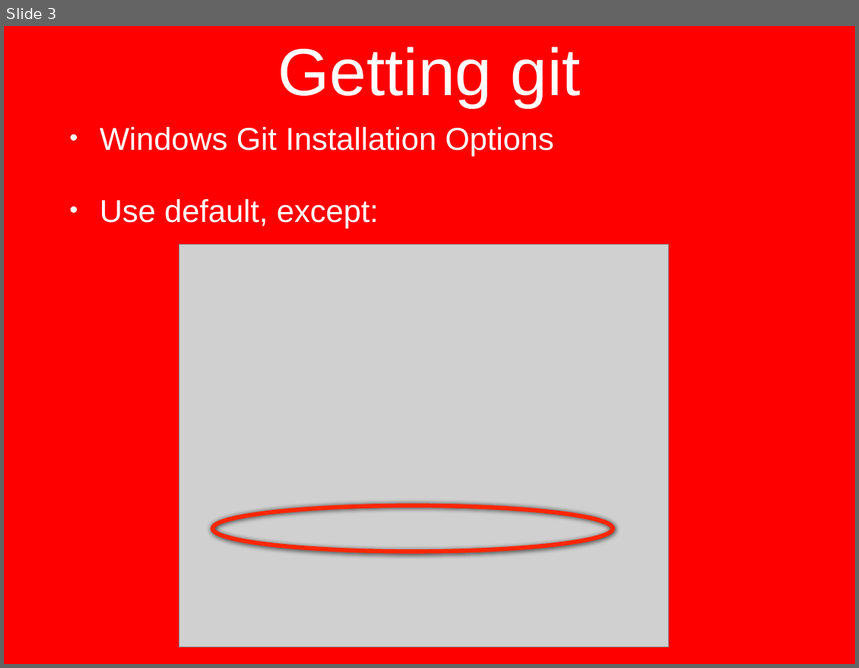
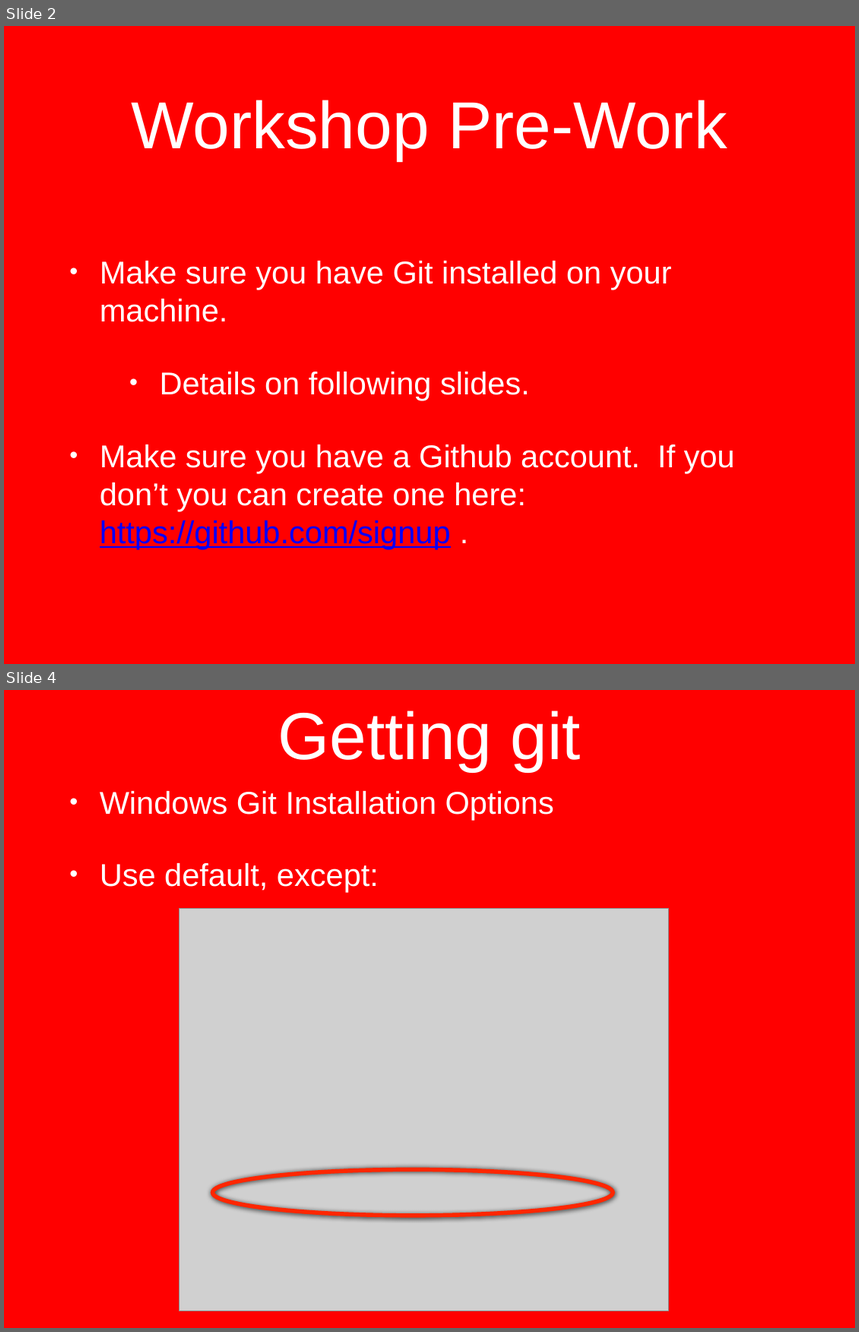
Before and after one commit to ucmo-cs/GitWorkshop, a slide deck: GitInstall.pptx. Shown one above the other, each under a label of ours: slide 3 before the commit, slides 2 and 4 after it; the slides between them are not shown. The pictures are 859x668 and 859x1332 pixels, drawn with LibreOffice and Linux fonts; fonts in the diff are those of the drawing; grey boxes stand for pictures; background and template pictures are left out. Boxes give left, top, right and bottom in pixels: in the first picture for what was removed or moved away, otherwise in the second. Text is boxed around its words. In the diff, an @@ line names an element or a change of style, - is before the commit and + after.

```diff
--- a/GitInstall.pptx
+++ b/GitInstall.pptx
@@ slide 2 added at (x1=4, y1=26, x2=855, y2=664), background picture (left out) @@
@@ title added at (x1=132, y1=100, x2=728, y2=161), 80 pt, text #FFFFFF @@
+Workshop Pre-Work
@@ text added at (x1=100, y1=261, x2=735, y2=550), 38 pt, text #FFFFFF @@
+• Make sure you have Git installed on your machine.
+    • Details on following slides.
+• Make sure you have a Github account. If you don’t you can create one here: https://github.com/signup .
@@ what was slide 3 is now slide 4 @@
```
Also in this commit, not shown: 2 slides changed, 3 other files.
